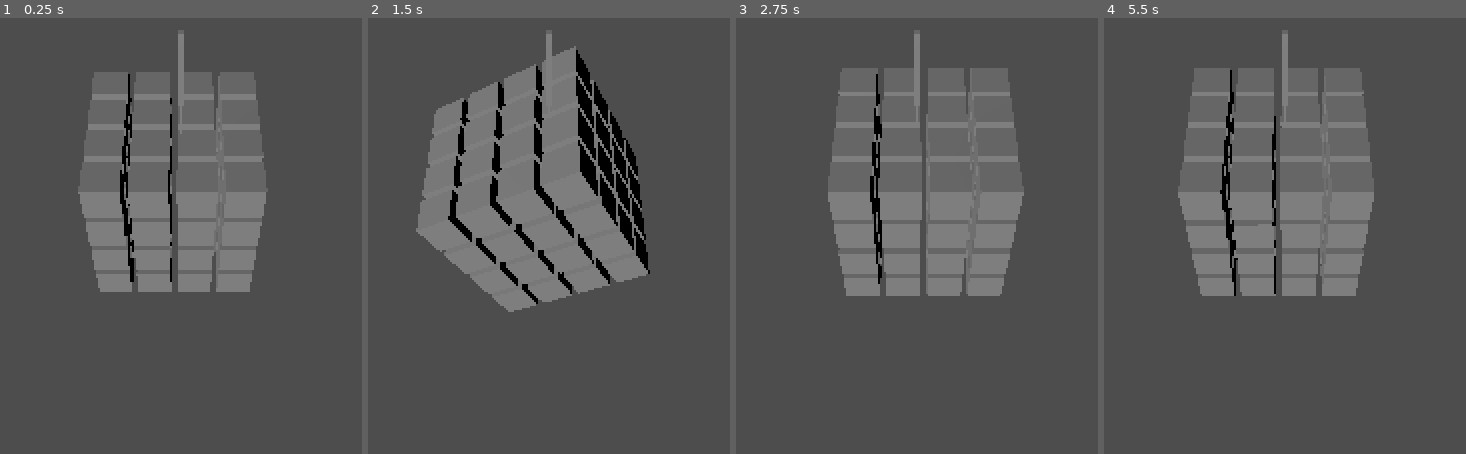
Above: before the commit, frames 1-4 (left to right).
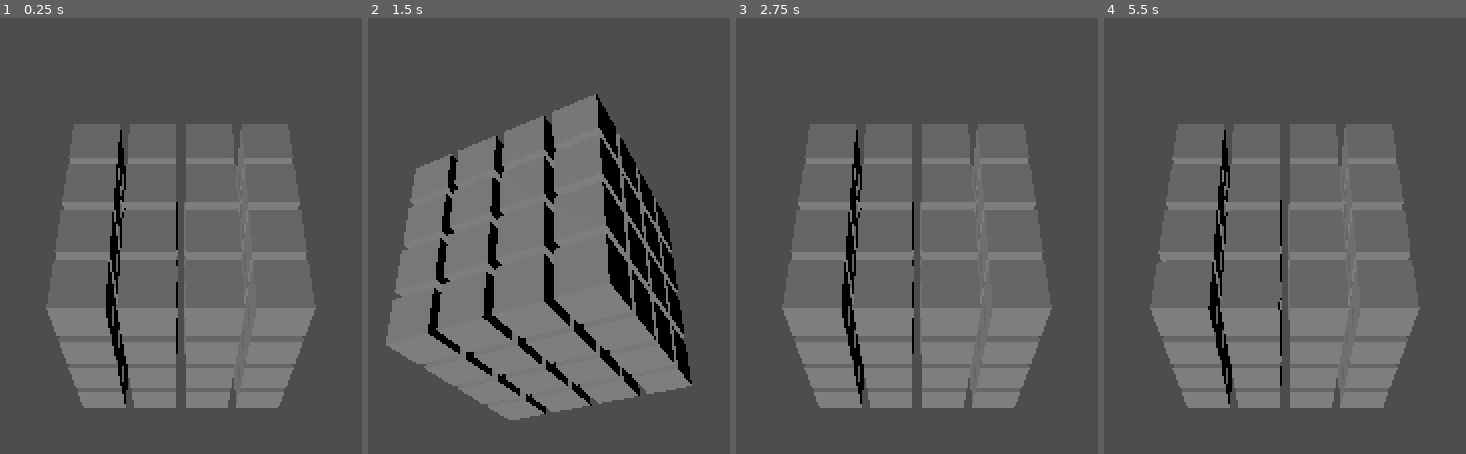
Above: after the commit, the same moments.

Repository: tremerin/godot_basics
Game: Godot game, scene res://scenes/game.tscn
The game is run twice, just before and just after one commit, with the same random seed, the same clock (stepped at 60 frames per second) and the same inputs. The project has no main scene, so this scene is started directly.
Inputs:
- Up to frame 1 (0.25 s): no input
- Up to frame 2 (1.5 s): tap Enter at 0.5 s; hold D (Rotate_right) 0.53-1.28 s; tap Space at 1.25 s; hold S (Rotate_down) from 1.28 s (still down)
- Up to frame 3 (2.75 s): release S (Rotate_down) at 2.03 s; hold D (Rotate_right) from 2.03 s (still down)
- Up to frame 4 (5.5 s): tap Enter at 2.75, 5 s; release D (Rotate_right) at 2.78 s; hold W (Rotate_up) 2.78-3.53 s; tap Space at 3.5 s; hold A (Rotate_left) 3.53-5.03 s; hold S (Rotate_down) from 5.03 s (still down)

The runs differ from the first frame. In frame 1, 30% of the frame differs, in the area x 12-88%, y 2-90%; in frame 2, 35%, in the area x 4-90%, y 2-93%; in frame 3, 31%; in frame 4, 31%.

Commit message:
materials

Diff:
--- /dev/null
+++ b/godot_basics/materials/blue_gem.tres
@@ -0,0 +1,4 @@
+[gd_resource type="StandardMaterial3D" format=3 uid="uid://dpqw7ajhgpgxp"]
+
+[resource]
+albedo_color = Color(0.20987, 0.526951, 0.91973, 1)
--- a/godot_basics/scenes/game.tscn
+++ b/godot_basics/scenes/game.tscn
@@ -1,8 +1,9 @@
-[gd_scene load_steps=5 format=3 uid="uid://c3nxauw2aj3gt"]
+[gd_scene load_steps=6 format=3 uid="uid://c3nxauw2aj3gt"]
 
 [ext_resource type="PackedScene" uid="uid://bugdo151vf58t" path="res://scenes/matrix.tscn" id="1_m4ffg"]
 [ext_resource type="PackedScene" uid="uid://de4vswvlkriy0" path="res://scenes/jewel.tscn" id="2_1rtuw"]
-[ext_resource type="Material" uid="uid://d0ws51rjiwkff" path="res://red_gem.tres" id="3_uhtoi"]
+[ext_resource type="Material" uid="uid://dpqw7ajhgpgxp" path="res://materials/blue_gem.tres" id="3_3i6c8"]
+[ext_resource type="Material" uid="uid://d0ws51rjiwkff" path="res://materials/red_gem.tres" id="3_uhtoi"]
 
 [sub_resource type="BoxMesh" id="BoxMesh_s3lp8"]
 
@@ -11,14 +12,16 @@
 [node name="Matrix" parent="." instance=ExtResource("1_m4ffg")]
 scene = ExtResource("2_1rtuw")
 margin = 0.2
-material = ExtResource("3_uhtoi")
+colors = [ExtResource("3_3i6c8"), ExtResource("3_uhtoi"), null]
+material = ExtResource("3_3i6c8")
 
 [node name="Camera3D" type="Camera3D" parent="."]
-transform = Transform3D(1, 0, 0, 0, 0.556078, 0.83113, 0, -0.83113, 0.556078, 0, 12.7509, 11.7927)
+transform = Transform3D(1, 0, 0, 0, 0.556078, 0.83113, 0, -0.83113, 0.556078, 0, 10.8903, 7.44024)
 
 [node name="DirectionalLight3D" type="DirectionalLight3D" parent="."]
 transform = Transform3D(0.812592, 0.266936, -0.518111, 0, 0.888953, 0.457998, 0.582832, -0.372166, 0.722357, 0, 0, 5.42999)
 
 [node name="MeshInstance3D" type="MeshInstance3D" parent="."]
 transform = Transform3D(0.1, 0, 0, 0, 10, 0, 0, 0, 0.1, 0, 0, 0)
+visible = false
 mesh = SubResource("BoxMesh_s3lp8")
--- a/godot_basics/scenes/jewel.tscn
+++ b/godot_basics/scenes/jewel.tscn
@@ -1,8 +1,11 @@
-[gd_scene load_steps=2 format=3 uid="uid://de4vswvlkriy0"]
+[gd_scene load_steps=3 format=3 uid="uid://de4vswvlkriy0"]
+
+[ext_resource type="Script" path="res://scripts/jewel.gd" id="1_08ku6"]
 
 [sub_resource type="BoxMesh" id="BoxMesh_hmdi8"]
 
 [node name="Jewel" type="Node3D"]
+script = ExtResource("1_08ku6")
 
 [node name="MeshInstance3D" type="MeshInstance3D" parent="."]
 mesh = SubResource("BoxMesh_hmdi8")
--- a/godot_basics/scripts/Matrix.gd
+++ b/godot_basics/scripts/Matrix.gd
@@ -21,23 +21,28 @@
 	end_y = rotation.y
 	end_x = rotation.x
 	end_z = rotation.z
+	var jewel_tipe:int
 	# Use load() instead of preload() if the path isn't known at compile-time.
 	# var scene = preload("res://scenes/jewel.tscn").instantiate()
 	# Add the node as a child of the node the script is attached to.
 	# var instance = scene.instantiate()
 	# add_child(instance)
-	var offset:float = size/2 #(size + (margin * (size - 1))) / 2
+	var offset:float = ((size + (margin * (size - 1))) / 2) - 0.5
 	print(offset)
 	for k in range(0, size):
 		for i in range(0, size):
 			for j in range(0, size):
 				#tipo de gema aleatorio
+				jewel_tipe = randi_range(0, 5)
+				print("gema tipo: ", jewel_tipe)
 				var instance = scene.instantiate()
+				instance.jewel_type = jewel_tipe
+				#material = colors[0]
+				#instance.mesh.set_surface_override_material(0, material)
 				add_child(instance)
 				instance.position.x += i + (margin * i) - offset
 				instance.position.y += j + (margin * j) - offset
 				instance.position.z += k + (margin * k) - offset
-				#instance.Mesh.Material = material
 				#print(i, j, k)
 
 
--- /dev/null
+++ b/godot_basics/scripts/jewel.gd
@@ -0,0 +1,15 @@
+extends Node3D
+
+#@onready var mesh:MeshInstance3D = $MeshInstance3D
+var jewel_type: int = 0
+var mesh:MeshInstance3D
+
+# Called when the node enters the scene tree for the first time.
+func _ready():
+	mesh = $MeshInstance3D
+	print(jewel_type)
+
+
+# Called every frame. 'delta' is the elapsed time since the previous frame.
+func _process(delta):
+	pass
Renamed: godot_basics/red_gem.tres -> godot_basics/materials/red_gem.tres
